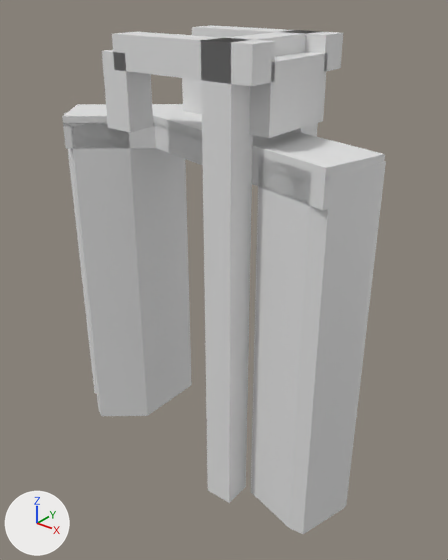
The glTF model models/hattem/hattem-brug-94783780/hattem-brug-94783780.glb, before and after one commit.
Rendered twice from a camera (50 mm lens) standing at (11.67, -13.99, 5.21) and looking at (0.48, 0.0, -3.46). Lighting does not change. The marker at lower left points along +X, +Y and +Z. The picture after the commit comes second.

Names of what the first picture shows: 'building:balans', 'building:balans 2', 'building:contragewicht', 'building:hamei', 'building:hamei 2', 'building:hangstang', 'building:hangstang 2', 'building:portaal', 'road:dek', 'road:landhoofd (aangenomen)', 'road:landhoofd (aangenomen) 2', 'road:voetpad'.
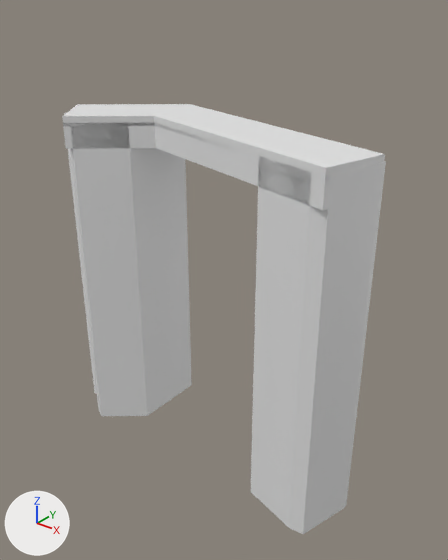
What differs and where, as boxes [x1, y1, x2, y2] in the pictures (448 x 560 px):
```json
{"object": "building:hamei 2", "change": "deleted", "before": [201, 38, 253, 503]}
{"object": "building:balans 2", "change": "deleted", "before": [112, 32, 276, 86]}
{"object": "building:contragewicht", "change": "deleted", "before": [249, 52, 328, 138]}
{"object": "building:hangstang 2", "change": "deleted", "before": [102, 50, 153, 132]}
{"object": "building:balans", "change": "deleted", "before": [192, 25, 343, 71]}
{"object": "building:portaal", "change": "deleted", "before": [219, 31, 306, 57]}
{"object": "building:hangstang", "change": "deleted", "before": [182, 78, 202, 114]}
{"object": "building:hamei", "change": "deleted", "before": [283, 30, 321, 137]}
```

Edits to the scene script, one JSON object a line:
```json
{"op": "remove", "block": "ob_building_hamei", "code": ["ob_building_hamei = bpy.data.objects.new('building:hamei', me_hamei)", "ob_building_hamei.location = (0.0, 0.0, 0.0)"]}
{"op": "remove", "block": "ob_building_hamei_2", "code": ["ob_building_hamei_2 = bpy.data.objects.new('building:hamei 2', me_hamei_2)", "ob_building_hamei_2.location = (0.0, 0.0, 0.0)"]}
{"op": "remove", "block": "ob_building_portaal", "code": ["ob_building_portaal = bpy.data.objects.new('building:portaal', me_portaal)", "ob_building_portaal.location = (0.0, 0.0, 0.0)"]}
{"op": "remove", "block": "ob_building_balans", "code": ["ob_building_balans = bpy.data.objects.new('building:balans', me_balans)", "ob_building_balans.location = (0.0, 0.0, 0.0)"]}
{"op": "remove", "block": "ob_building_hangstang", "code": ["ob_building_hangstang = bpy.data.objects.new('building:hangstang', me_hangstang)", "ob_building_hangstang.location = (0.0, 0.0, 0.0)"]}
{"op": "remove", "block": "ob_building_balans_2", "code": ["ob_building_balans_2 = bpy.data.objects.new('building:balans 2', me_balans_2)", "ob_building_balans_2.location = (0.0, 0.0, 0.0)"]}
{"op": "remove", "block": "ob_building_hangstang_2", "code": ["ob_building_hangstang_2 = bpy.data.objects.new('building:hangstang 2', me_hangstang_2)", "ob_building_hangstang_2.location = (0.0, 0.0, 0.0)"]}
{"op": "remove", "block": "ob_building_contragewicht", "code": ["ob_building_contragewicht = bpy.data.objects.new('building:contragewicht', me_contragewicht)", "ob_building_contragewicht.location = (0.0, 0.0, 0.0)"]}
```
